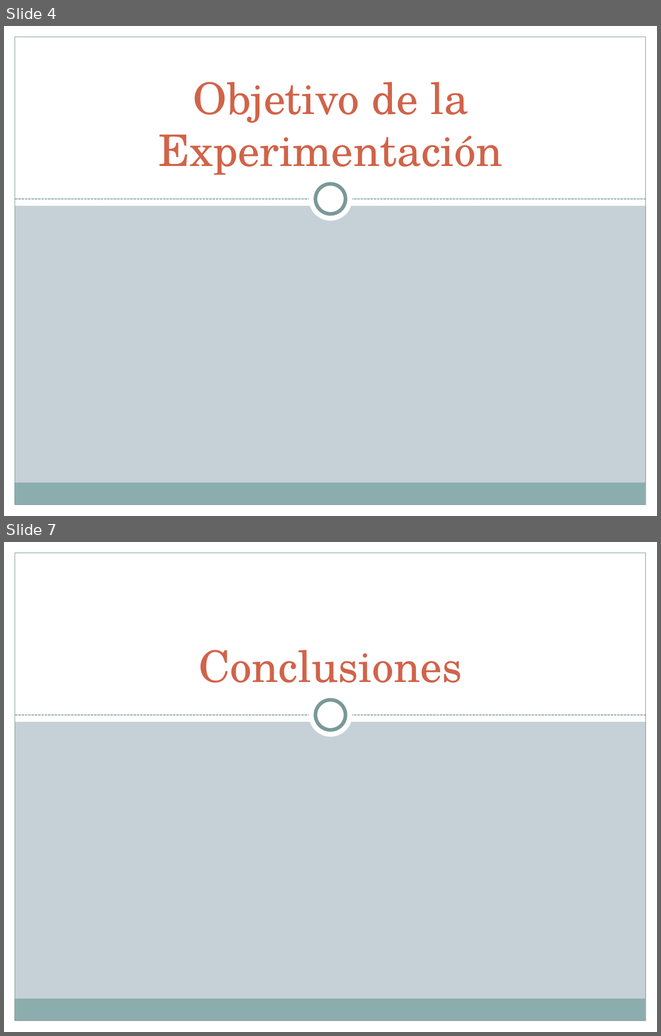
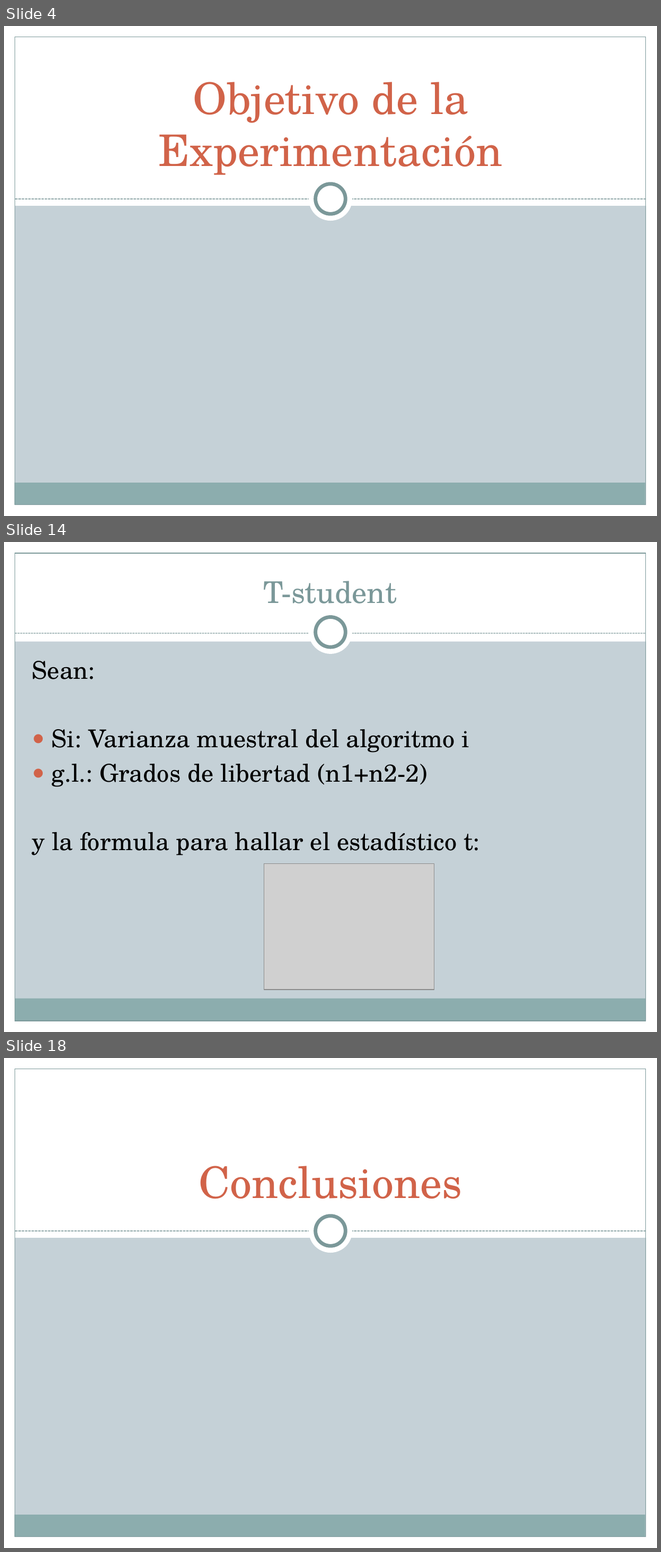
Before and after one commit to diegohttp/plagiarius, a slide deck: Lab6/Diapos HIPOTESIS.pptx. Shown one above the other, each under a label of ours: slides 4 and 7 before the commit, slides 4, 14 and 18 after it; the slides between them are not shown. The pictures are 661x1036 and 661x1552 pixels, drawn with LibreOffice and Linux fonts; fonts in the diff are those of the drawing; grey boxes stand for pictures. Boxes give left, top, right and bottom in pixels: in the first picture for what was removed or moved away, otherwise in the second. Text is boxed around its words. In the diff, an @@ line names an element or a change of style, - is before the commit and + after.

```diff
--- a/Lab6/Diapos HIPOTESIS.pptx
+++ b/Lab6/Diapos HIPOTESIS.pptx
@@ slide 14 added at (4, 542, 657, 1032), background #C5D1D7; not listed: 5 template elements that a slide beside it also shows @@
@@ rectangle added at (4, 542, 657, 641), fill #FFFFFF @@
@@ title added at (264, 581, 397, 603), 33 pt, text #7C999A @@
+T-student
@@ ellipse added at (309, 610, 353, 654), fill #FFFFFF @@
@@ ellipse added at (316, 617, 345, 647), fill #FFFFFF, outline #7C999A 4 pt @@
@@ line added from (15, 633) to (646, 633), #7C999A 0.75 pt dashed @@
@@ text added at (32, 661, 479, 855), 27 pt, text #000000 @@
+Sean:
+● Si: Varianza muestral del algoritmo i
+● g.l.: Grados de libertad (n1+n2-2)
+y la formula para hallar el estadístico t:
@@ picture added at (264, 863, 434, 989) @@
@@ what was slide 7 is now slide 18 @@
```
Also in this commit, not shown: 1 slide changed, 11 other slides added, 1 slide removed.
